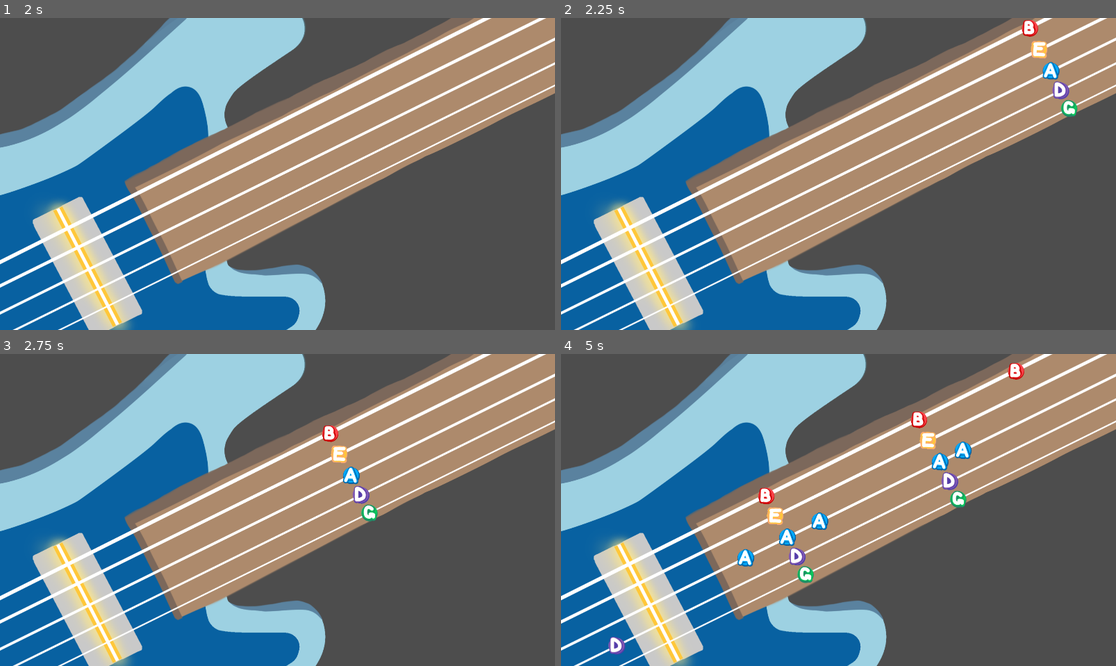
Above: before the commit, frames 1-4 (two rows, left to right).
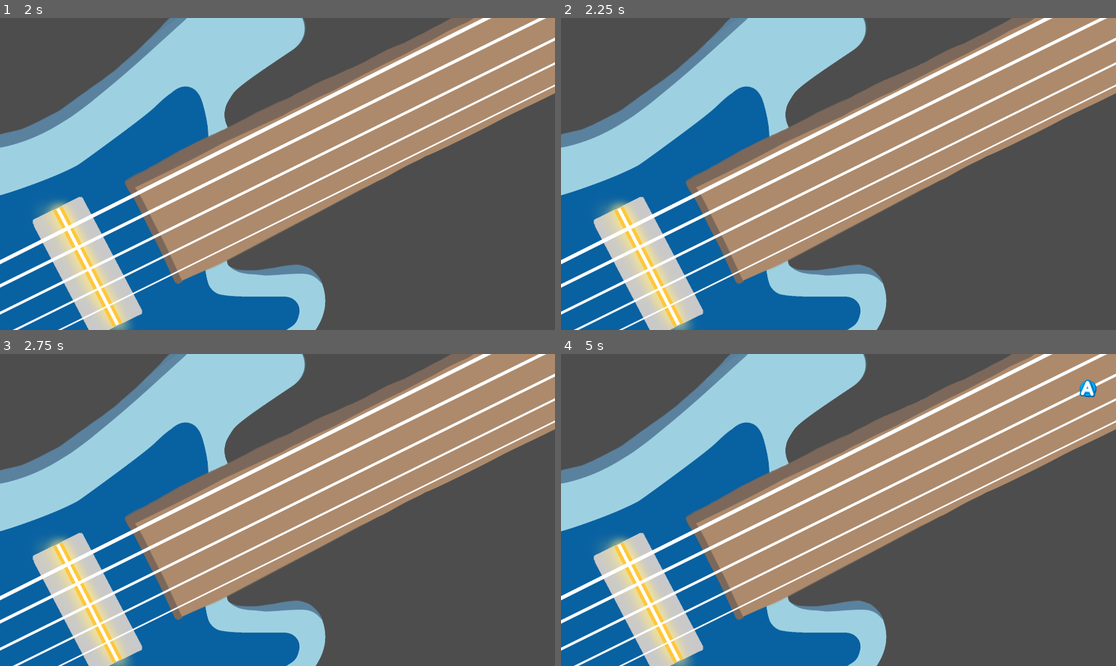
Above: after the commit, the same moments.

Repository: cdyvig/mudsockhackathon2026
Game: Godot game, scene res://Menus/MainMenu.tscn
Same seed, same stepped clock (60 frames per second), same inputs: the game is played once before the commit and once after it.
Inputs:
- Up to frame 1 (2 s): click "Play Game" at 0.5 s; tap Enter at 1.25 s; tap B (B String) at 1.35 s; tap D (D String) at 1.55 s
- Up to frame 2 (2.25 s): tap Space (Strum) at 2 s; tap D (D String) at 2.1 s
- Up to frame 3 (2.75 s): tap E (E String) at 2.3 s
- Up to frame 4 (5 s): tap E (E String) at 2.85 s; tap G (G String) at 3.05, 3.6 s; tap Space (Strum) at 3.8, 4.35 s; tap B (B String) at 4.55 s

Frame 1 is identical in both runs. In frame 2, 0.7% of the frame differs, in the area x 82-94%, y 0-32%; in frame 3, 0.6%; in frame 4, 2.1%, in the area x 8-97%, y 2-97%.

Commit message:
as far as i could get yet, i fixed the error i had so im back to regular

Diff:
--- a/hackathon/Global/GlobalStrings.gd
+++ b/hackathon/Global/GlobalStrings.gd
@@ -8,25 +8,45 @@
 
 var active_notes: Array[PathFollow2D] = []
 
+var hits: int = 0
+var misses: int = 0
+var total: int = 0
+
+func reset_score() -> void:
+	hits = 0
+	misses = 0
+	total = 0
+
+func register_spawn() -> void:
+	total += 1
+
+func register_hit() -> void:
+	hits += 1
+
+func register_miss() -> void:
+	misses += 1
+
 func _make_note(parent_path: Path2D, texture_path: String, action_name: String, start_progress: float) -> void:
+	if parent_path == null:
+		return
+
 	var path := PathFollow2D.new()
 	path.loop = false
 	path.progress = start_progress
 
 	var area := Area2D.new()
 	area.monitoring = true
-	area.add_to_group("notes")            # IMPORTANT
+	area.add_to_group("notes")
 
 	var hitbox := CollisionShape2D.new()
 	var shape := RectangleShape2D.new()
-	shape.size = Vector2(60, 60)          # adjust to match your icon size
+	shape.size = Vector2(40, 40)
 	hitbox.shape = shape
 
 	var icon := Sprite2D.new()
 	icon.texture = load(texture_path)
 	icon.rotation = 7.0 * PI / 6.0
 
-	# store required action on the Area so the bar can check it
 	area.set_meta("action_name", action_name)
 
 	parent_path.add_child(path)
@@ -35,18 +55,19 @@
 	area.add_child(icon)
 
 	active_notes.append(path)
+	register_spawn()
 
 func createBnote() -> void:
-	_make_note(BString, "res://Icons/B_Icon.PNG", "B String", 86)
+	_make_note(BString, "res://Icons/B_Icon.PNG", "B String", 0)
 
 func createEnote() -> void:
-	_make_note(EString, "res://Icons/E_Icon.PNG", "E String", 45)
+	_make_note(EString, "res://Icons/E_Icon.PNG", "E String", 0)
 
 func createAnote() -> void:
 	_make_note(AString, "res://Icons/A_Icon.PNG", "A String", 0)
 
 func createDnote() -> void:
-	_make_note(DString, "res://Icons/D_Icon.PNG", "D String", 21)
+	_make_note(DString, "res://Icons/D_Icon.PNG", "D String", 0)
 
 func createGnote() -> void:
-	_make_note(GString, "res://Icons/G_Icon.PNG", "G String", 160)
+	_make_note(GString, "res://Icons/G_Icon.PNG", "G String", 0)
--- a/hackathon/Levels/Level 1/Level 1.tscn
+++ b/hackathon/Levels/Level 1/Level 1.tscn
@@ -43,91 +43,116 @@
 [sub_resource type="RectangleShape2D" id="RectangleShape2D_ya4yr"]
 size = Vector2(26.921501, 449.2651)
 
-[node name="Level1" type="Node2D"]
+[node name="Level1" type="Node2D" unique_id=1064976132]
 script = ExtResource("1_qo688")
 
-[node name="GuitarBase" type="TextureRect" parent="."]
+[node name="GuitarBase" type="TextureRect" parent="." unique_id=985401954]
 offset_right = 1920.0
 offset_bottom = 1080.0
 texture = ExtResource("2_qo688")
 
-[node name="BString" type="Path2D" parent="."]
+[node name="BString" type="Path2D" parent="." unique_id=1494690079]
 position = Vector2(64, 12.999998)
 scale = Vector2(0.9573034, 0.95454556)
 curve = SubResource("Curve2D_jhvdf")
 
-[node name="BStr" type="TextureRect" parent="BString"]
+[node name="BStr" type="TextureRect" parent="BString" unique_id=2013565173]
 offset_left = -66.854454
 offset_top = -13.619044
 offset_right = 1929.4014
 offset_bottom = 1129.3331
 texture = ExtResource("3_es52h")
 
-[node name="EString" type="Path2D" parent="."]
+[node name="EString" type="Path2D" parent="." unique_id=736394743]
 curve = SubResource("Curve2D_5m51o")
 
-[node name="EStr" type="TextureRect" parent="EString"]
+[node name="EStr" type="TextureRect" parent="EString" unique_id=1957063528]
 offset_right = 1920.0
 offset_bottom = 1080.0
 texture = ExtResource("4_ya4yr")
 
-[node name="AString" type="Path2D" parent="."]
+[node name="AString" type="Path2D" parent="." unique_id=193285634]
 curve = SubResource("Curve2D_i454g")
 
-[node name="AStr" type="TextureRect" parent="AString"]
+[node name="AStr" type="TextureRect" parent="AString" unique_id=437635118]
 offset_left = -8.0
 offset_right = 1920.0
 offset_bottom = 1085.0
 texture = ExtResource("5_oyp2h")
 
-[node name="DString" type="Path2D" parent="."]
+[node name="DString" type="Path2D" parent="." unique_id=541109566]
 position = Vector2(52, -26)
 curve = SubResource("Curve2D_pdyvf")
 
-[node name="DStr" type="TextureRect" parent="DString"]
+[node name="DStr" type="TextureRect" parent="DString" unique_id=1715102059]
 offset_left = -52.0
 offset_top = 26.0
 offset_right = 1868.0
 offset_bottom = 1106.0
 texture = ExtResource("6_vl0ly")
 
-[node name="GString" type="Path2D" parent="."]
+[node name="GString" type="Path2D" parent="." unique_id=406831098]
 position = Vector2(206, -102)
 curve = SubResource("Curve2D_c2j31")
 
-[node name="GStr" type="TextureRect" parent="GString"]
+[node name="GStr" type="TextureRect" parent="GString" unique_id=1874952960]
 offset_left = -206.0
 offset_top = 102.0
 offset_right = 1714.0
 offset_bottom = 1182.0
 texture = ExtResource("7_37cix")
 
-[node name="StrumArea" type="Area2D" parent="."]
+[node name="StrumArea" type="Area2D" parent="." unique_id=893851880]
 
-[node name="CollisionPolygon2D" type="CollisionPolygon2D" parent="StrumArea"]
+[node name="CollisionPolygon2D" type="CollisionPolygon2D" parent="StrumArea" unique_id=1710674450]
 polygon = PackedVector2Array(212, 650, 421, 1054, 392, 1068, 185, 665)
 
-[node name="AudioStreamPlayer" type="AudioStreamPlayer" parent="."]
+[node name="AudioStreamPlayer" type="AudioStreamPlayer" parent="." unique_id=1315393116]
 stream = ExtResource("8_qo688")
 autoplay = true
 
-[node name="delay timer" type="Timer" parent="."]
+[node name="delay timer" type="Timer" parent="." unique_id=960172678]
 
-[node name="beat timer" type="Timer" parent="."]
+[node name="beat timer" type="Timer" parent="." unique_id=1027265051]
 wait_time = 0.25
 
-[node name="HitBar_A" type="Area2D" parent="."]
+[node name="HitBar_A" type="Area2D" parent="." unique_id=247540955]
+collision_mask = 2
 script = ExtResource("9_es52h")
 
-[node name="CollisionShape2D" type="CollisionShape2D" parent="HitBar_A"]
+[node name="CollisionShape2D" type="CollisionShape2D" parent="HitBar_A" unique_id=1016140287]
 position = Vector2(306, 862)
 rotation = 2.645919
 shape = SubResource("RectangleShape2D_ya4yr")
 
-[node name="HitBar_B" type="Area2D" parent="."]
+[node name="HitBar_B" type="Area2D" parent="." unique_id=550537404]
 script = ExtResource("9_es52h")
 
-[node name="CollisionShape2D" type="CollisionShape2D" parent="HitBar_B"]
+[node name="CollisionShape2D" type="CollisionShape2D" parent="HitBar_B" unique_id=1033438121]
 position = Vector2(306, 862)
 rotation = 2.645919
 shape = SubResource("RectangleShape2D_ya4yr")
+
+[node name="HitBar_D" type="Area2D" parent="." unique_id=1638397154]
+script = ExtResource("9_es52h")
+
+[node name="CollisionShape2D" type="CollisionShape2D" parent="HitBar_D" unique_id=1243228764]
+position = Vector2(306, 862)
+rotation = 2.645919
+shape = SubResource("RectangleShape2D_ya4yr")
+
+[node name="HitBar_G" type="Area2D" parent="." unique_id=477635595]
+script = ExtResource("9_es52h")
+
+[node name="CollisionShape2D" type="CollisionShape2D" parent="HitBar_G" unique_id=1686698129]
+position = Vector2(306, 862)
+rotation = 2.645919
+shape = SubResource("RectangleShape2D_ya4yr")
+
+[node name="HitBar_E" type="Area2D" parent="." unique_id=2017283628]
+script = ExtResource("9_es52h")
+
+[node name="CollisionShape2D" type="CollisionShape2D" parent="HitBar_E" unique_id=1673273245]
+position = Vector2(306, 862)
+rotation = 2.645919
+shape = SubResource("RectangleShape2D_ya4yr")
--- a/hackathon/Levels/Level 1/hit_bar_a.gd
+++ b/hackathon/Levels/Level 1/hit_bar_a.gd
@@ -1,10 +1,13 @@
 extends Area2D
 
 @export var sfx: AudioStreamPlayer
+
 var note_in_bar: Area2D = null
 
 func _ready() -> void:
 	monitoring = true
+	collision_layer = 1
+	collision_mask = 1
 	area_entered.connect(_on_area_entered)
 	area_exited.connect(_on_area_exited)
 
@@ -16,6 +19,8 @@
 	if action_name != "" and Input.is_action_just_pressed(action_name):
 		if sfx:
 			sfx.play()
+
+		GlobalStrings.register_hit()
 
 		var note_path := note_in_bar.get_parent() as PathFollow2D
 		if note_path:
--- a/hackathon/Levels/Level 1/level_1.gd
+++ b/hackathon/Levels/Level 1/level_1.gd
@@ -1,5 +1,3 @@
-# level_1.gd (attach to Level1 Node2D)
-
 extends Node2D
 
 @onready var timer2: Timer = $"delay timer"
@@ -11,14 +9,25 @@
 @onready var DString: Path2D = $DString
 @onready var GString: Path2D = $GString
 
+var chart_done := false
+var end_triggered := false
+
 func _ready() -> void:
-	# give GlobalStrings access to the paths
+	# assign paths
 	GlobalStrings.BString = BString
 	GlobalStrings.EString = EString
 	GlobalStrings.AString = AString
 	GlobalStrings.DString = DString
 	GlobalStrings.GString = GString
 
+	# reset score + notes list
+	GlobalStrings.reset_score()
+	GlobalStrings.active_notes.clear()
+
+	# run chart async
+	run_chart()
+
+func run_chart() -> void:
 	# --- chart (your current timing sequence) ---
 	timer2.start(2.29)
 	await timer2.timeout
@@ -55,8 +64,10 @@
 	timer1.start(0.25); await timer1.timeout; GlobalStrings.createBnote()
 	timer1.start(0.25); await timer1.timeout; GlobalStrings.createAnote()
 
+	chart_done = true
+
 func _physics_process(delta: float) -> void:
-	# Move notes safely (handles notes freed by hitbars)
+	# move notes safely
 	for note in GlobalStrings.active_notes.duplicate():
 		if not is_instance_valid(note):
 			GlobalStrings.active_notes.erase(note)
@@ -64,6 +75,14 @@
 
 		note.progress_ratio += delta / 2.0
 
+		# MISS when it reaches the end
 		if note.progress_ratio >= 0.9999:
+			GlobalStrings.register_miss()
 			GlobalStrings.active_notes.erase(note)
 			note.queue_free()
+
+func _process(_delta: float) -> void:
+	# go to end screen when chart is done and no notes left
+	if not end_triggered and chart_done and GlobalStrings.active_notes.size() == 0:
+		end_triggered = true
+		get_tree().change_scene_to_file("res://Menus/EndScreen.tscn")
--- /dev/null
+++ b/hackathon/Menus/EndScreen.gd
@@ -0,0 +1,12 @@
+extends Control
+
+@onready var label: Label = $Label
+
+func _ready() -> void:
+	var acc := 0.0
+	if GlobalStrings.total > 0:
+		acc = float(GlobalStrings.hits) / float(GlobalStrings.total) * 100.0
+
+	label.text = "Hits: %d\nMisses: %d\nTotal: %d\nAccuracy: %.1f%%" % [
+		GlobalStrings.hits, GlobalStrings.misses, GlobalStrings.total, acc
+	]
--- /dev/null
+++ b/hackathon/Menus/EndScreen.tscn
@@ -0,0 +1,3 @@
+[gd_scene format=3 uid="uid://dnflf1ijqhw23"]
+
+[node name="EndScreen" type="Node2D" unique_id=567126746]
--- a/hackathon/Menus/main_menu.gd
+++ b/hackathon/Menus/main_menu.gd
@@ -1,4 +1,4 @@
 extends Node2D
 
 func _on_start_button_pressed() -> void:
-	get_tree().change_scene_to_file("res://Levels/Level 2/level_2.tscn")
+	get_tree().change_scene_to_file("res://Levels/Level 1/Level 1.tscn")
--- /dev/null
+++ b/hackathon/UI/GameUI.gd
@@ -0,0 +1,10 @@
+extends CanvasLayer
+
+@onready var score_label: Label = $ScoreLabel
+
+func _process(_delta: float) -> void:
+	score_label.text = "Hits: %d  Misses: %d  Total: %d" % [
+		GlobalStrings.hits,
+		GlobalStrings.misses,
+		GlobalStrings.total
+	]
--- /dev/null
+++ b/hackathon/UI/GameUI.tscn
@@ -0,0 +1,7 @@
+[gd_scene format=3 uid="uid://del3rn74f410h"]
+
+[node name="GameUi" type="CanvasLayer" unique_id=1598280293]
+
+[node name="ScoreLabel" type="Label" parent="." unique_id=570181107]
+offset_right = 40.0
+offset_bottom = 23.0
--- a/hackathon/project.godot
+++ b/hackathon/project.godot
@@ -21,6 +21,7 @@
 
 [autoload]
 
+GameUI="*uid://del3rn74f410h"
 GlobalStrings="*uid://d8ynqj8v6v02"
 
 [display]
Not shown: 1 places in hackathon/Levels/Level 1/Level 1.tscn that only renumber resources
Not shown, added: hackathon/Menus/EndScreen.gd.uid
Not shown, added: hackathon/UI/GameUI.gd.uid
